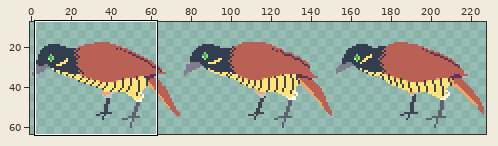
Sprite sheet, stored at Assets/Sprites/female02.png. Above: a wide view before the commit, with the close-up outlined.
Close-up. Old version:
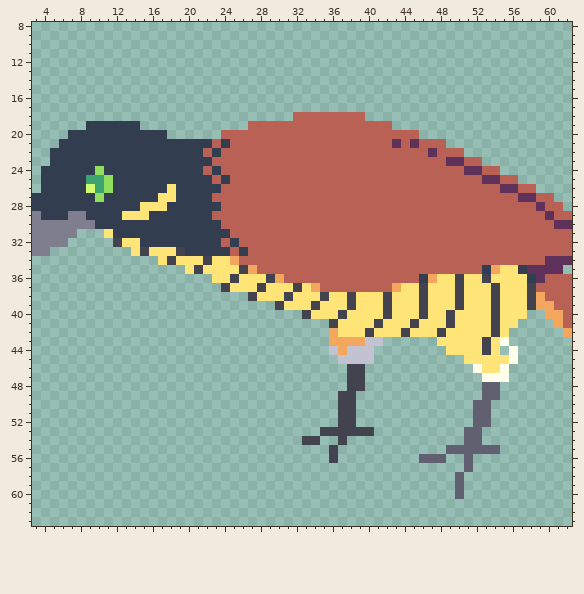
The file is 456x128 pixels, drawn in blocks of 2x2; one block is one cell here. Shown: x 3..62, y 8..63. The wide view leaves out empty margins. The commit also changed other parts of the picture, which this record leaves out.
Once edited:
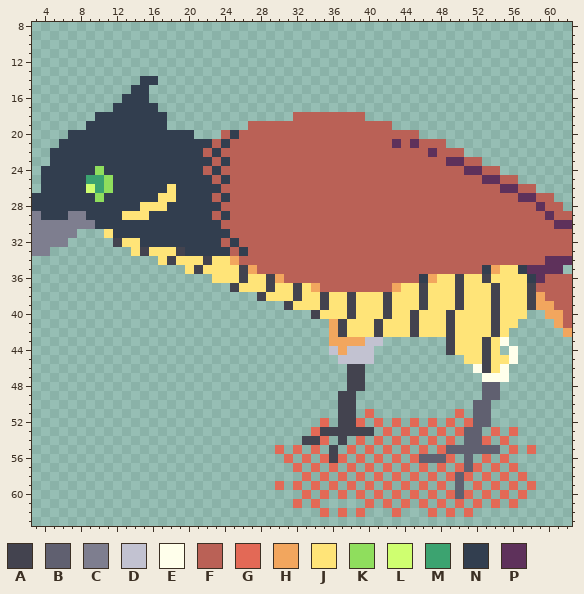
Palette (. is transparent): A #43434f  B #606070  C #7e7e8f  D #c2c2d1  E #ffffeb  F #ba6156  G #e36956  H #f2a65e  J #ffe478  K #8fde5d  L #cfff70  M #3ca370  N #323e4f  P #5e315b
What changed:
@@ x 8..27 @@
 13 ....................
-14 ....................
-15 ....................
-16 ....................
-17 ....................
-18 ....................
-19 .NNNNNN............F
-20 NNNNNNNNNN......FFFF
+14 .......NN...........
+15 ......NN............
+16 .....NNN............
+17 ....NNNNN...........
+18 ..NNNNNNNN..........
+19 .NNNNNNNNN.........F
+20 NNNNNNNNNNNNN...FNFF
 21 NNNNNNNNNNNNNNNFNFFF
 22 NNNNNNNNNNNNNNFNFFFF
-23 NNNNNNNNNNNNNNNFFFFF
+23 NNNNNNNNNNNNNNNFNFFF
 24 NNKNNNNNNNNNNNFNFFFF
@@ x 22..26 @@
 26 NNFFF
-27 NFFFF
+27 NFNFF
 28 NNFFF
-29 NFFFF
+29 NFNFF
 30 NNFFF
@@ x 22..55 @@
 35 JJJJAHFFFFFFFFFFFFFFFFFFFFFFFFFNHJ
-36 .JJAJJJAHFFFFFFFFFFFFFFFNHJJAJJAJJ
-37 ..AJJJAJJJAJHFFFFFFFFHJJAJJJAJJJAJ
-38 .....AJJJAJJJAJJAJJJAJJJAJJJAJJJAJ
-39 ........AJJJAJJJAJJJAJJJAJJJAJJJAJ
-40 ...........AJJJAJJJJAJJJAJJAJJJJAJ
-41 ..............AJJJJAJJJAJJJAJJJJAJ
-42 ..............HJJJAJJJAJJJAJJJJJAJ
-43 ..............HHHHDD......JJJJJAJE
-44 ..............DHDDD........JJJJAJ.
-45 ...............DDDD..........JJJJJ
-46 ................AA............EJJE
+36 .JJJAJJAHFFFFFFFFFFFFFFFNHJJAJJAJJ
+37 ...AJJJAJJAJHFFFFFFFFHJJAJJJAJJJAJ
+38 ......AJJJAJJAJJAJJJAJJJAJJJAJJJAJ
+39 .........AJJJAJJAJJJAJJJAJJJAJJJAJ
+40 ............AJJJAJJJAJJAJJJAJJJJAJ
+41 ..............HAJJJAJJJAJJJAJJJJAJ
+42 ..............HAJJJAJJJAJJJAJJJJAJ
+43 ..............HHHHDD.......AJJJAJE
+44 ..............DHDDD........AJJJAJ.
+45 ...............DDDD..........JJAJJ
+46 ................AA............EAJE
 47 ................AA.............EEE
@@ x 28..60 @@
 50 .........AA.............BB.......
-51 .........AA.............BB.......
-52 .........AA.............BB.......
-53 .......AAAAAA..........BB........
-54 .....AA..A.............BB........
-55 ........A............BBBBBB......
-56 ........A.........BBB..B.........
-57 .......................B.........
-58 ......................B..........
-59 ......................B..........
-60 ......................B..........
-61 .................................
-62 .................................
+51 .........AA.G.........G.BB.......
+52 .......G.AAG.G.G.G.G.G.GBB.......
+53 ......GAAAAAA.G.G.G.G.GBB.G.G....
+54 .....AAG.A.G.G.G.G.G.G.BBG.G.....
+55 ..G.G.G.A.G.G.G.G.G.GBBBBBB.G.G..
+56 ...G.G.GAG.G.G.G.GBBBG.B.G.G.....
+57 ....G.G.G.G.G.G.G.G.G.GBG.G.G....
+58 .....G.G.G.G.G.G.G.G.GBG.G.G.G...
+59 ..G.G.G.G.G.G.G.G.G.G.B.G.G.G.G..
+60 .....G.G.G.G.G.G.G.G.GBG.G.G.G...
+61 ....G.G.....G.G.G.G.G.G.G.G.G....
+62 .......G.G.G...G...G.G.G.........
 63 .................................
Boxes around the changes in both close-ups, in picture pixels (x1, y1, x2, y2):
added: (95, 76, 194, 139)
changed: (221, 130, 239, 220)
changed: (221, 274, 491, 373)
added: (275, 409, 536, 517)
